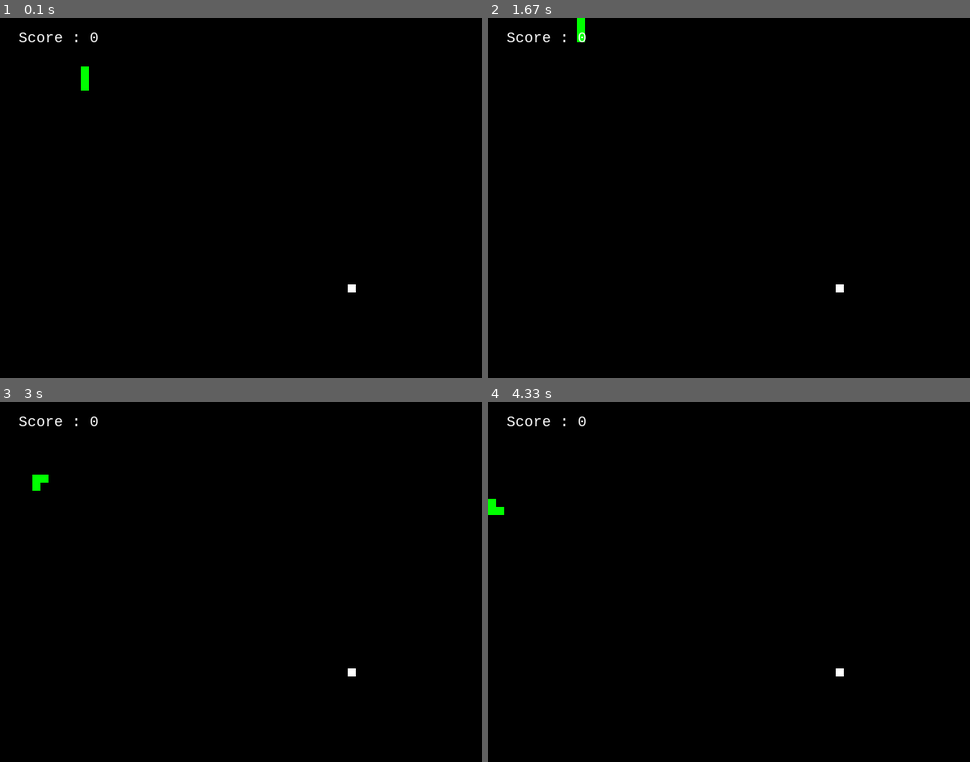
Above: before the commit, frames 1-4 (two rows, left to right).
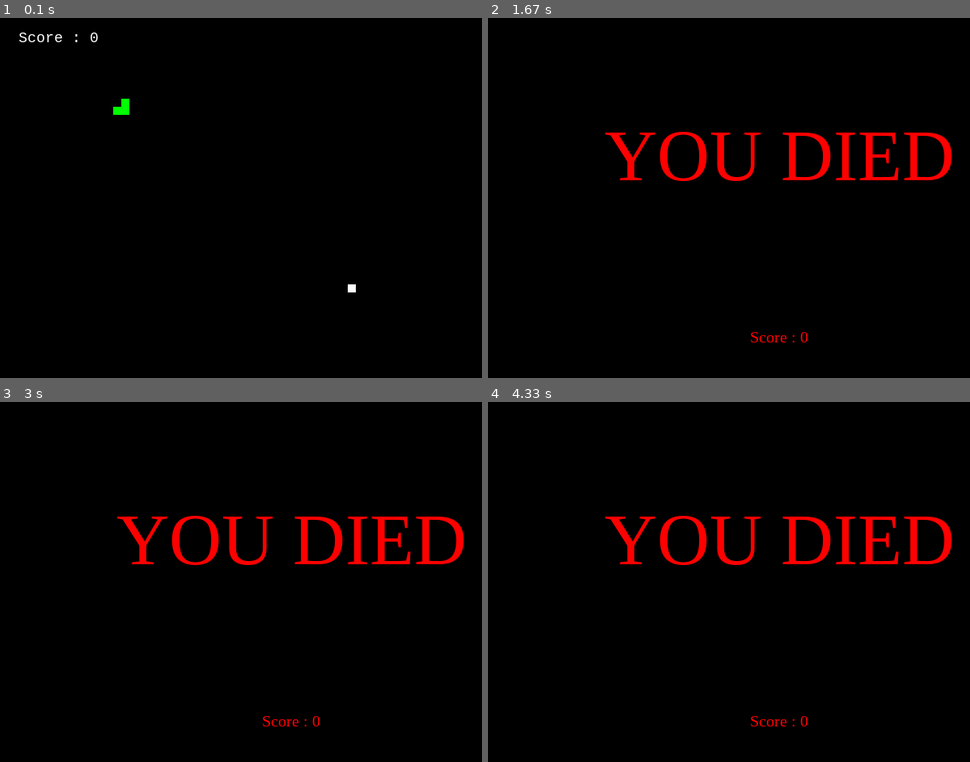
Above: after the commit, the same moments.

Repository: MiaLA55/AIFinalProject
Game: pygame game, started from snake-pygame-main/ai_snake_game.py
Two runs of this game, one before a commit and one after it. Both use one fixed random seed, a clock stepped at 60 frames per second and the inputs below.
Inputs:
- Up to frame 1 (0.1 s): no input
- Up to frame 2 (1.67 s): hold Right 0.33-0.8 s; hold Up 0.83-1.13 s
- Up to frame 3 (3 s): tap S at 1.67 s; hold Left 2-2.53 s; hold Left from 2.9 s (still down)
- Up to frame 4 (4.33 s): release Left at 3.3 s; hold Up 3.33-3.7 s; hold Right from 3.73 s (still down)

The runs differ from the first frame. In frame 1, 0.2% of the frame differs, in the area x 16-27%, y 13-27%; in frame 2, 3.3%; in frame 3, 3.3%, in the area x 3-97%, y 4-91%; in frame 4, 3.3%.

Commit message:
improve actual run time

Diff:
--- a/snake-pygame-main/SnakeGame.py
+++ b/snake-pygame-main/SnakeGame.py
@@ -9,7 +9,7 @@
 # Hard      ->  40
 # Harder    ->  60
 # Impossible->  120
-difficulty = 25
+difficulty = 120
 
 # Window size
 frame_size_x = 720
